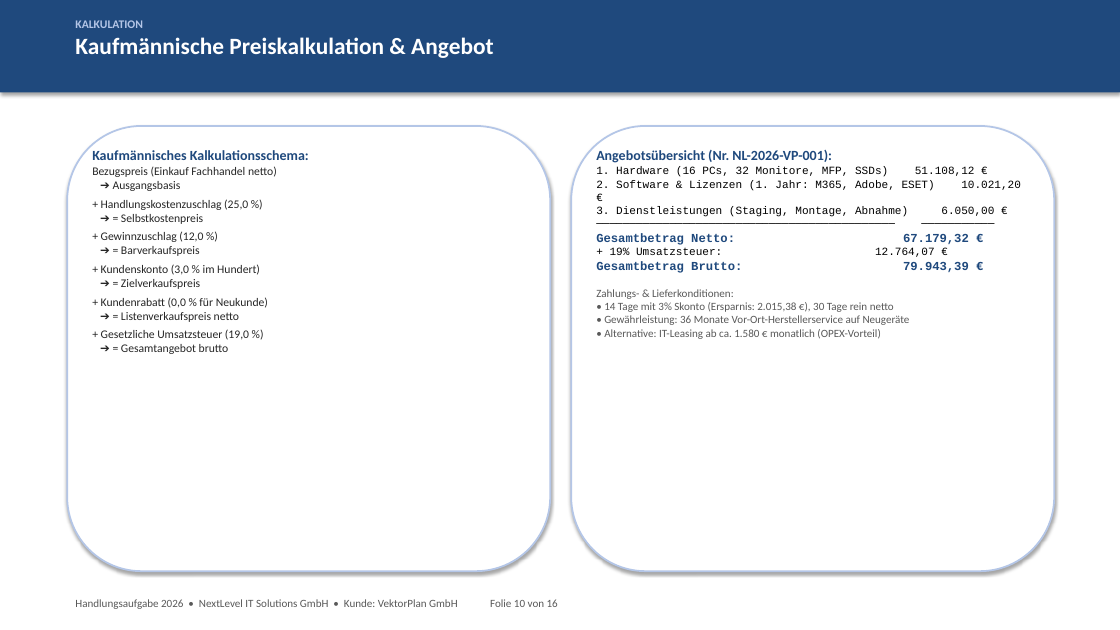
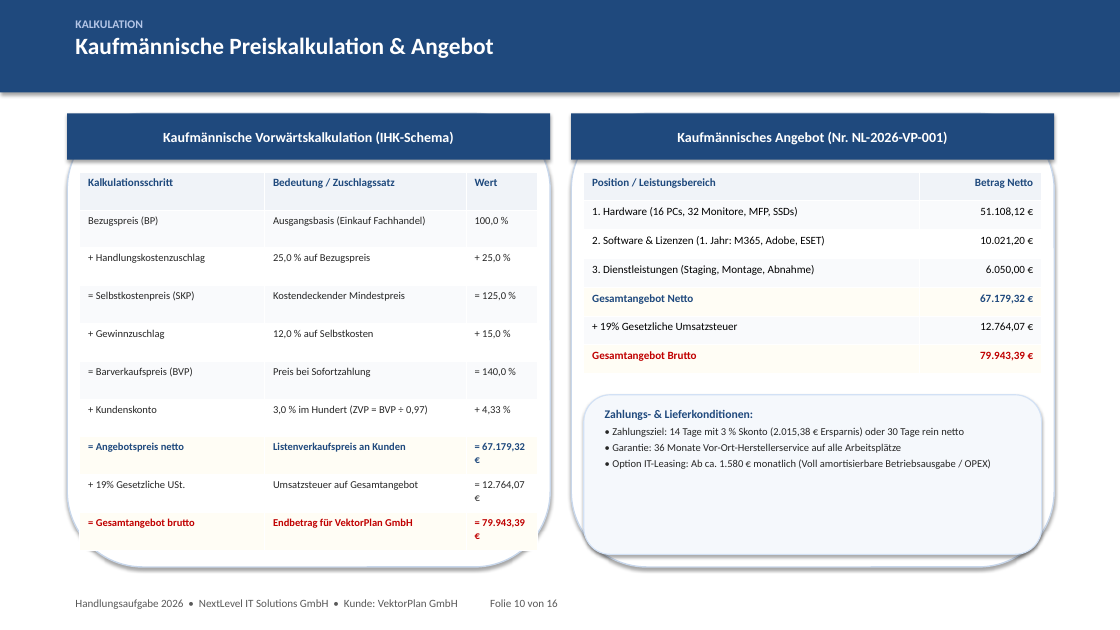
Before and after one commit to kluthjan/projekt_handlungsaufgabe, a slide deck: slide 10 of docs/08_Projektabschluss/Abschlusspraesentation.pptx. Drawn at 1120x630 pixels with LibreOffice and Linux fonts; fonts in the diff are those of the drawing. Boxes give left, top, right and bottom in pixels: in the first picture for what was removed or moved away, otherwise in the second. Text is boxed around its words. In the diff, an @@ line names an element or a change of style, - is before the commit and + after.

Commit message:
Praesentation optimiert: Slide 6 mit 2-Reihen-Netzplan aktualisiert, Folie 10 Tabellen-Layout perfektioniert, Typografie harmonisiert

```diff
--- a/docs/08_Projektabschluss/Abschlusspraesentation.pptx
+++ b/docs/08_Projektabschluss/Abschlusspraesentation.pptx
@@ rounded rectangle: place and size @@
-rounded rectangle at (67, 126, 550, 571)
+rounded rectangle at (67, 113, 550, 567)
@@ rounded rectangle at (67, 113, 550, 567): outline #B4C6E7 1.5 pt to #C8D7EB 1.2 pt @@
@@ rectangle added at (67, 113, 550, 160), fill #1F497D, 12 pt, text #FFFFFF, bold @@
+Kaufmännische Vorwärtskalkulation (IHK-Schema)
@@ rounded rectangle at (571, 113, 1054, 567): outline #B4C6E7 1.5 pt to #C8D7EB 1.2 pt @@
@@ rounded rectangle: place and size @@
-rounded rectangle at (571, 126, 1054, 571)
+rounded rectangle at (571, 113, 1054, 567)
@@ rectangle added at (571, 113, 1054, 160), fill #1F497D, 12 pt, text #FFFFFF, bold @@
+Kaufmännisches Angebot (Nr. NL-2026-VP-001)
@@ table added at (80, 172, 538, 550), 10 rows, 3 columns @@
+Kalkulationsschritt | Bedeutung / Zuschlagssatz | Wert
+Bezugspreis (BP) | Ausgangsbasis (Einkauf Fachhandel) | 100,0 %
++ Handlungskostenzuschlag | 25,0 % auf Bezugspreis | + 25,0 %
+= Selbstkostenpreis (SKP) | Kostendeckender Mindestpreis | = 125,0 %
++ Gewinnzuschlag | 12,0 % auf Selbstkosten | + 15,0 %
+= Barverkaufspreis (BVP) | Preis bei Sofortzahlung | = 140,0 %
++ Kundenskonto | 3,0 % im Hundert (ZVP = BVP ÷ 0,97) | + 4,33 %
+= Angebotspreis netto | Listenverkaufspreis an Kunden | = 67.179,32 €
++ 19% Gesetzliche USt. | Umsatzsteuer auf Gesamtangebot | = 12.764,07 €
+= Gesamtangebot brutto | Endbetrag für VektorPlan GmbH | = 79.943,39 €
@@ text removed at (92, 150, 309, 354) @@
-Kaufmännisches Kalkulationsschema:
-Bezugspreis (Einkauf Fachhandel netto)
-➔ Ausgangsbasis
-+ Handlungskostenzuschlag (25,0 %)
-➔ = Selbstkostenpreis
-+ Gewinnzuschlag (12,0 %)
-➔ = Barverkaufspreis
-+ Kundenskonto (3,0 % im Hundert)
-➔ = Zielverkaufspreis
-+ Kundenrabatt (0,0 % für Neukunde)
-➔ = Listenverkaufspreis netto
-+ Gesetzliche Umsatzsteuer (19,0 %)
-➔ = Gesamtangebot brutto
@@ table added at (584, 172, 1042, 374), 7 rows, 2 columns @@
+Position / Leistungsbereich | Betrag Netto
+1. Hardware (16 PCs, 32 Monitore, MFP, SSDs) | 51.108,12 €
+2. Software & Lizenzen (1. Jahr: M365, Adobe, ESET) | 10.021,20 €
+3. Dienstleistungen (Staging, Montage, Abnahme) | 6.050,00 €
+Gesamtangebot Netto | 67.179,32 €
++ 19% Gesetzliche Umsatzsteuer | 12.764,07 €
+Gesamtangebot Brutto | 79.943,39 €
@@ rounded rectangle added at (584, 395, 1042, 555), fill #F5F8FC, outline #D2E1F5 1 pt @@
@@ text at (605, 409, 991, 469): text changed; size 9.5 to 9 pt; font Courier New to Calibri; text colour #000000 to #262626 @@
-Angebotsübersicht (Nr. NL-2026-VP-001):
-1. Hardware (16 PCs, 32 Monitore, MFP, SSDs) 51.108,12 €
-2. Software & Lizenzen (1. Jahr: M365, Adobe, ESET) 10.021,20 €
-3. Dienstleistungen (Staging, Montage, Abnahme) 6.050,00 €
-───────────────────────────────────────────── ───────────
-Gesamtbetrag Netto: 67.179,32 €
-+ 19% Umsatzsteuer: 12.764,07 €
-Gesamtbetrag Brutto: 79.943,39 €
-Zahlungs- & Lieferkonditionen:
-• 14 Tage mit 3% Skonto (Ersparnis: 2.015,38 €), 30 Tage rein netto
-• Gewährleistung: 36 Monate Vor-Ort-Herstellerservice auf Neugeräte
-• Alternative: IT-Leasing ab ca. 1.580 € monatlich (OPEX-Vorteil)
+Zahlungs- & Lieferkonditionen:
+• Zahlungsziel: 14 Tage mit 3 % Skonto (2.015,38 € Ersparnis) oder 30 Tage rein netto
+• Garantie: 36 Monate Vor-Ort-Herstellerservice auf alle Arbeitsplätze
+• Option IT-Leasing: Ab ca. 1.580 € monatlich (Voll amortisierbare Betriebsausgabe / OPEX)
```
Also in this commit, not shown: 1 other slide changed.
